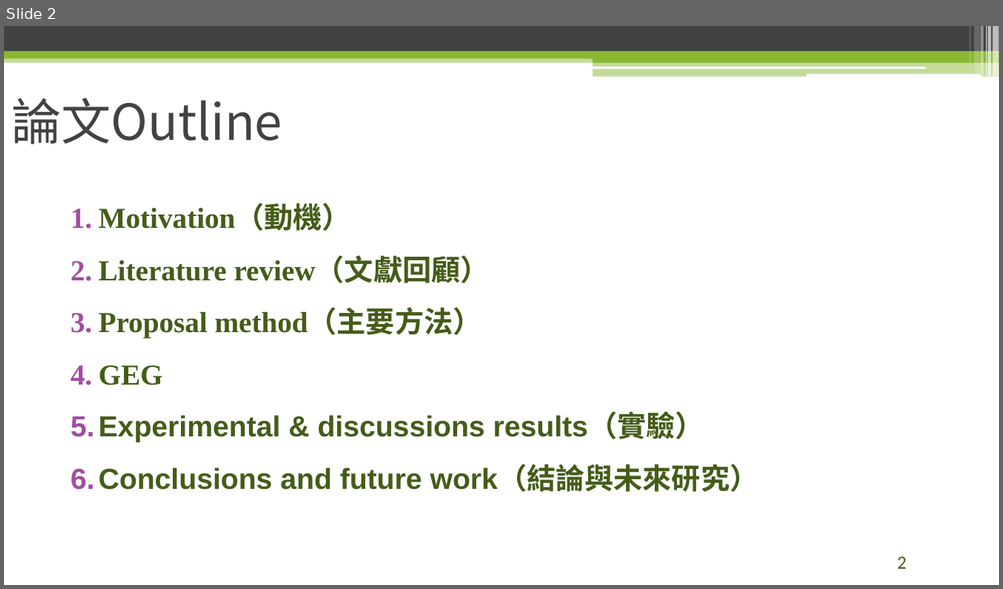
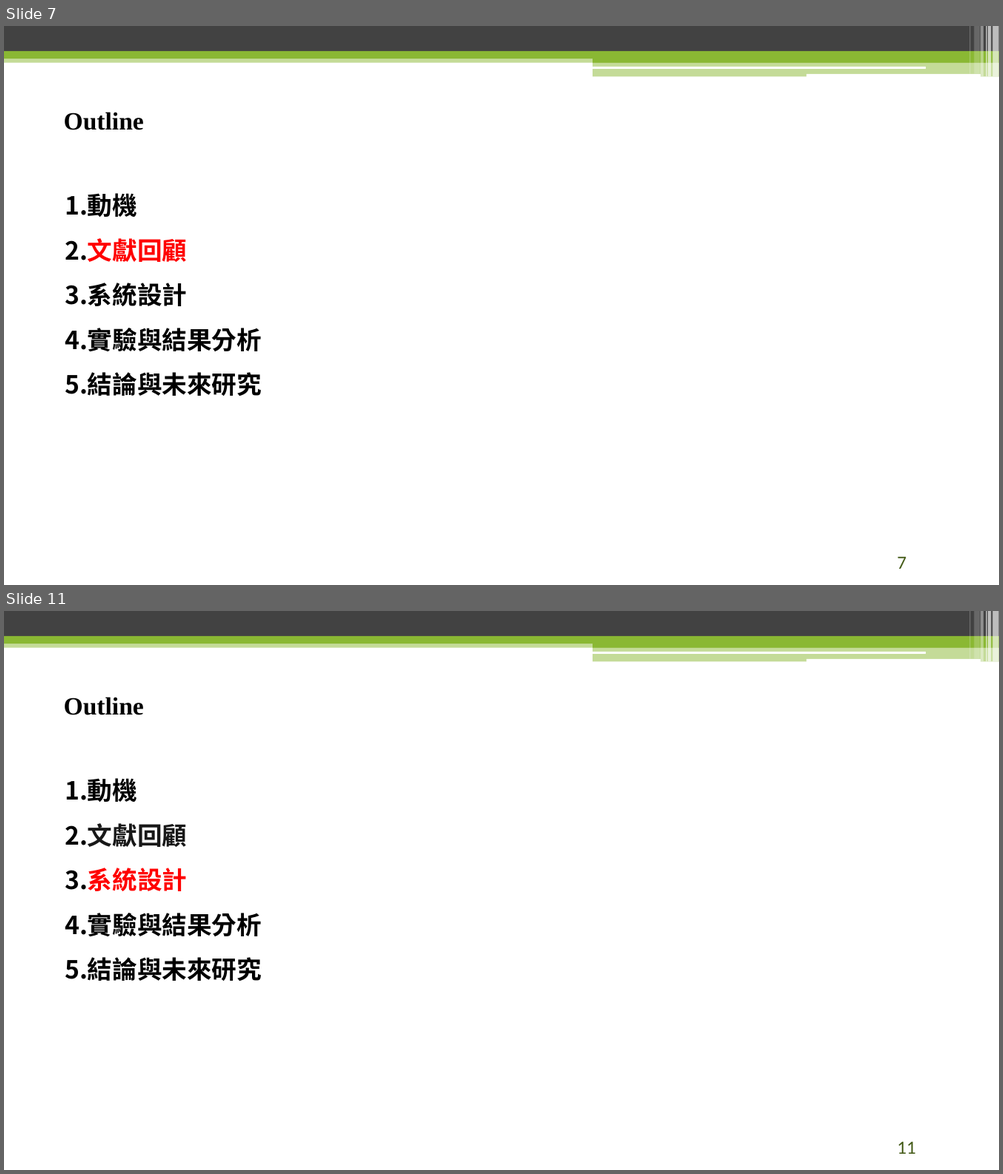
Before and after one commit to raknza/Master-Thesis, a slide deck: 論文口試.pptx. Shown one above the other, each under a label of ours: slide 2 before the commit, slides 7 and 11 after it; the slides between them are not shown. The pictures are 1003x589 and 1003x1174 pixels, drawn with LibreOffice and Linux fonts; fonts in the diff are those of the drawing; background and template pictures are left out. Boxes give left, top, right and bottom in pixels: in the first picture for what was removed or moved away, otherwise in the second. Text is boxed around its words. In the diff, an @@ line names an element or a change of style, - is before the commit and + after.

```diff
--- a/論文口試.pptx
+++ b/論文口試.pptx
@@ slide 11 added at (x1=4, y1=611, x2=999, y2=1170), background #FFFFFF; not listed: 13 template elements that a slide beside it also shows @@
@@ title added at (x1=64, y1=697, x2=144, y2=715), 24 pt, text #000000, bold @@
+Outline
@@ text added at (x1=65, y1=778, x2=262, y2=981), 24 pt, text #000000, bold @@
+1. 動機
+2. 文獻回顧
+3. 系統設計
+4. 實驗與結果分析
+5. 結論與未來研究
@@ page number added at (x1=896, y1=1142, x2=916, y2=1154), 18 pt, text #455C19 @@
+11
@@ what was slide 2 is now slide 7 @@
@@ slide 7 changed as well @@
@@ title at (x1=64, y1=112, x2=144, y2=130): text changed; size 48 to 24 pt; font Noto Sans CJK SC to Times New Roman; text colour #424242 to #000000; bold on @@
-論文Outline
+Outline
@@ text at (x1=65, y1=193, x2=262, y2=396): text changed; size 28 to 24 pt; font Arial to Calibri; text colour #455C19 to #000000 @@
-1. Motivation（動機）
-2. Literature review（文獻回顧）
-3. Proposal method（主要方法）
-4. GEG
-5. Experimental & discussions results（實驗）
-6. Conclusions and future work（結論與未來研究）
+1. 動機
+2. 文獻回顧
+3. 系統設計
+4. 實驗與結果分析
+5. 結論與未來研究
@@ page number at (x1=896, y1=557, x2=906, y2=569): text changed @@
-2
+7
```
Also in this commit, not shown: 1 other slide changed, 24 other slides added, 12 slides removed, 17 other files.
